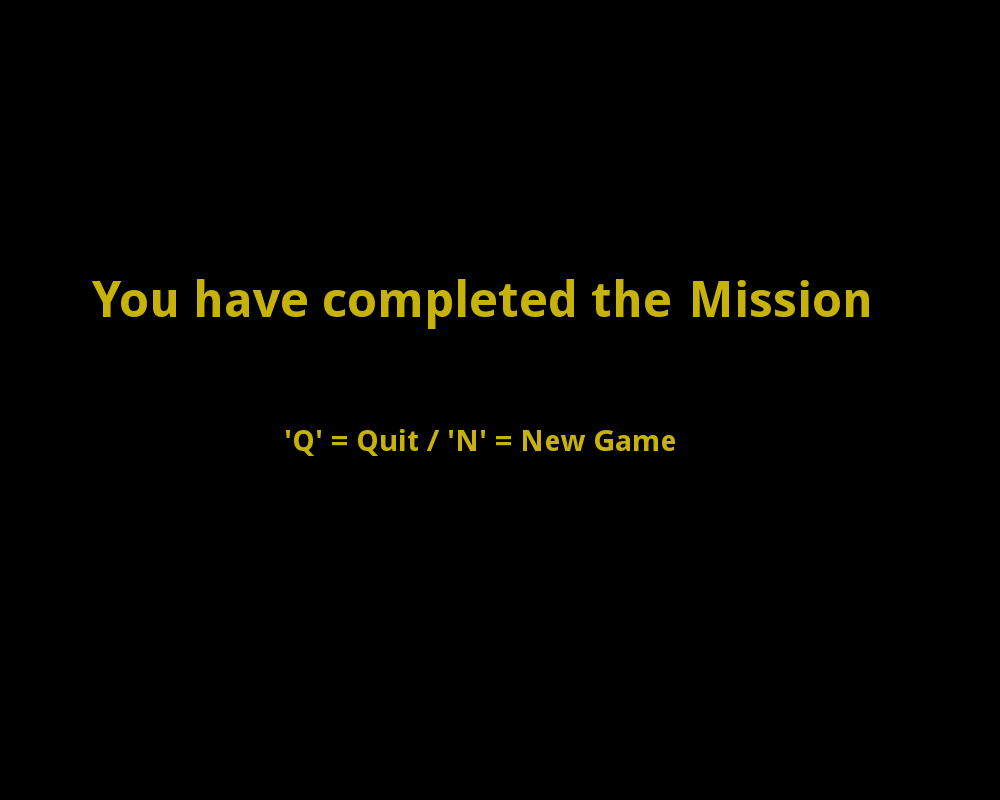
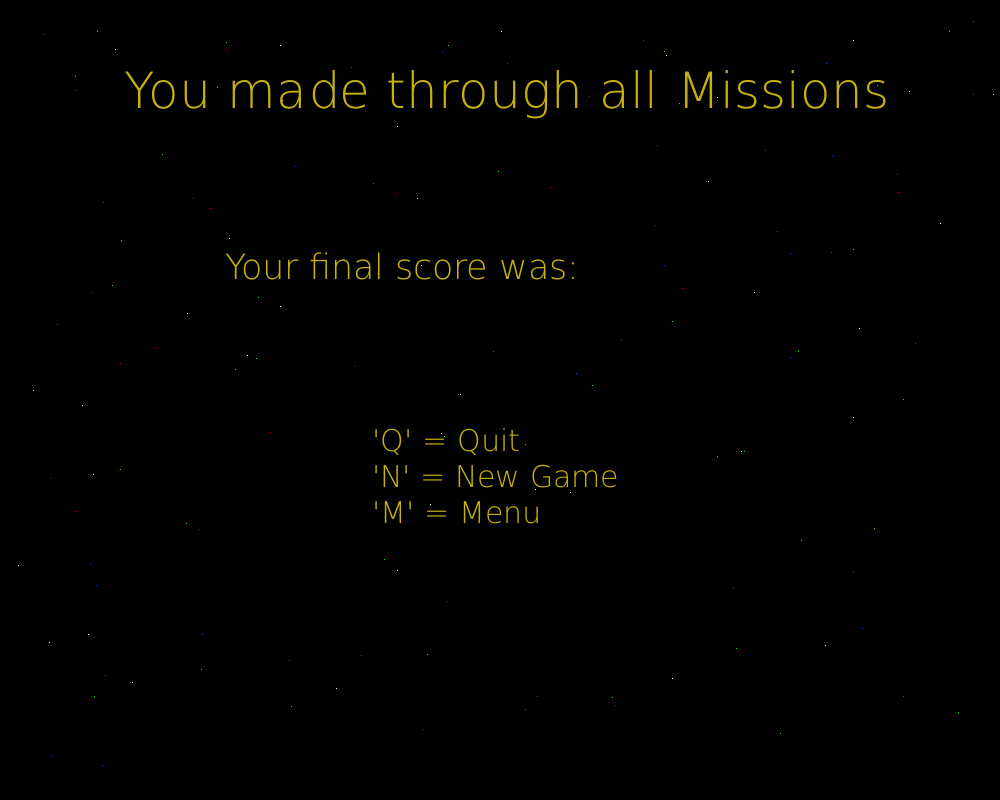
Layer changes from the first 1000 x 800 image to the second:
renamed "'Q' = Quit / 'N' = New Game" to "'Q' = Quit ...", painted on it over [286, 428, 675, 524]
added layer "Your final score was:" above "You made through all Missions" over [225, 252, 574, 280]
renamed "You have completed the Mission" to "You made through all Missions", painted on it over [91, 70, 886, 329]
painted on "Background" over [18, 21, 994, 766]
